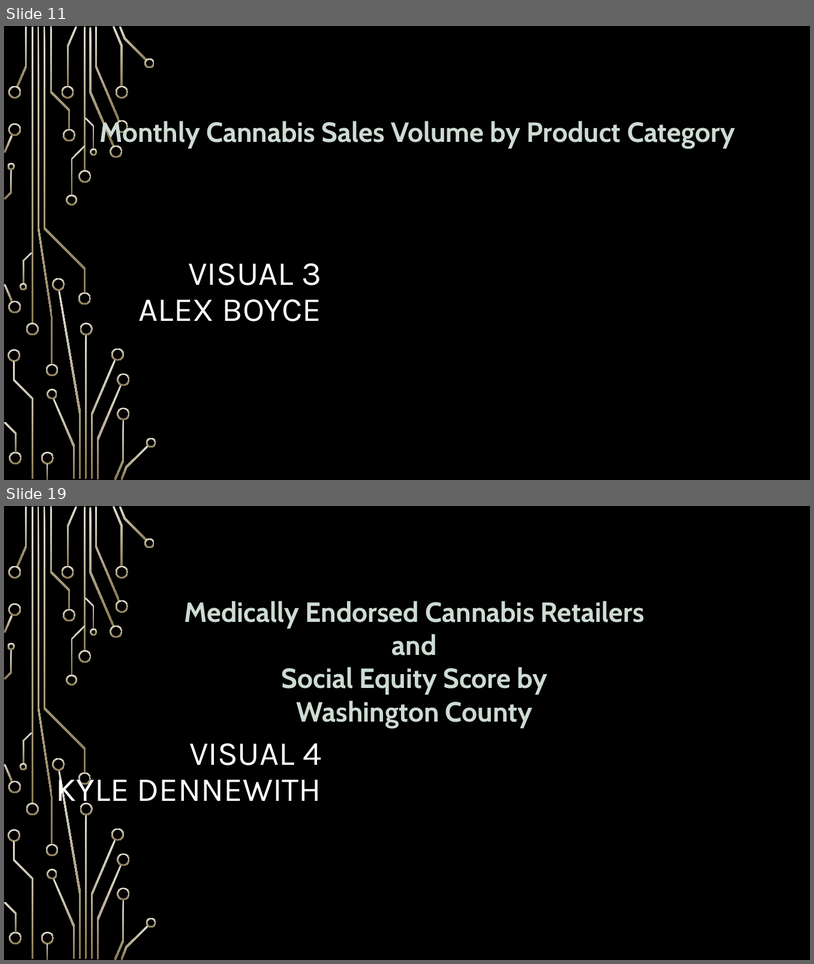
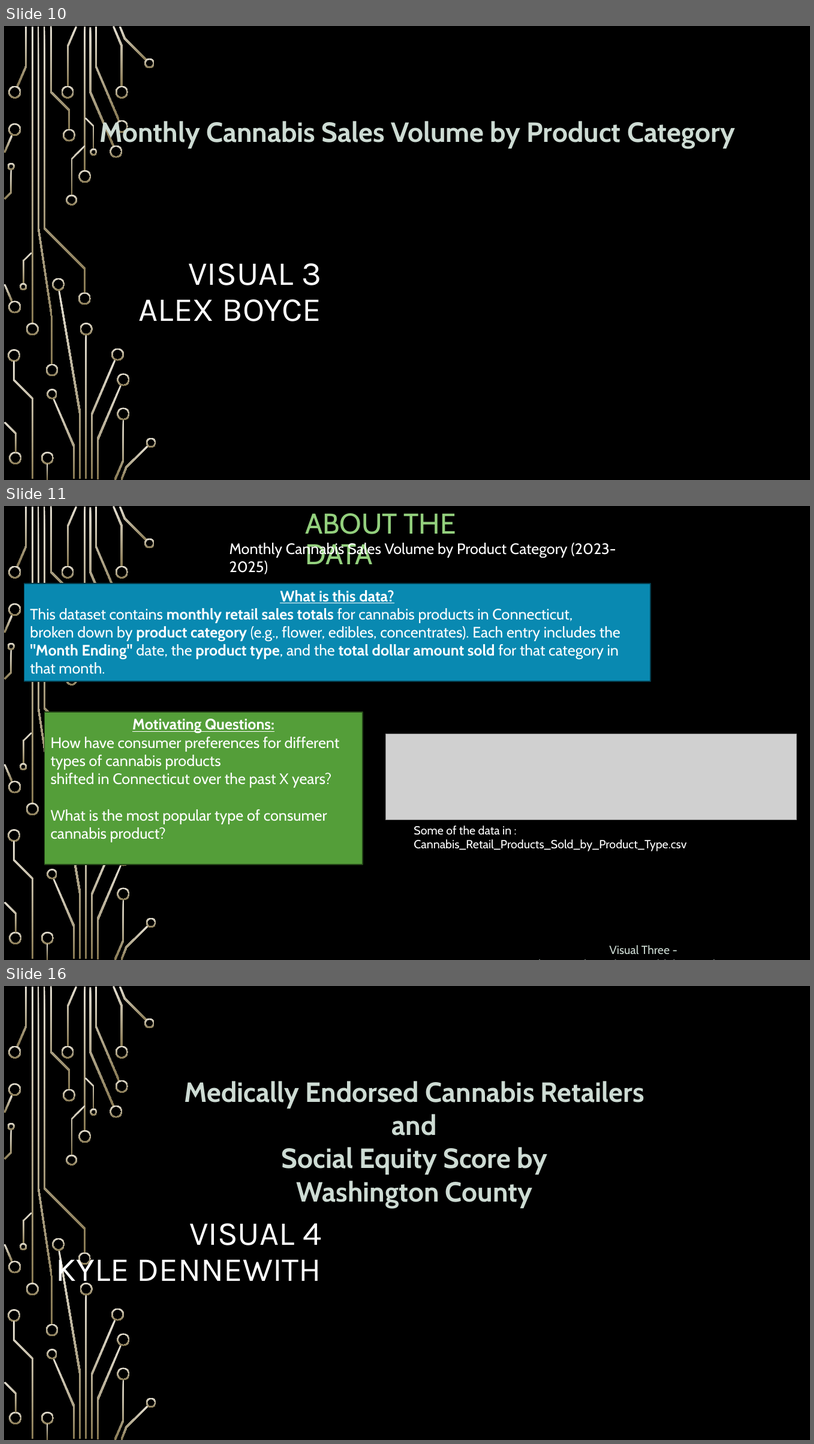
Before and after one commit to nood-leog/CS445-Group, a slide deck: Final Presentation Slides.pptx. Shown one above the other, each under a label of ours: slides 11 and 19 before the commit, slides 10, 11 and 16 after it; the slides between them are not shown. The pictures are 814x964 and 814x1444 pixels, drawn with LibreOffice and Linux fonts; fonts in the diff are those of the drawing; grey boxes stand for pictures; background and template pictures are left out. Boxes give left, top, right and bottom in pixels: in the first picture for what was removed or moved away, otherwise in the second. Text is boxed around its words. In the diff, an @@ line names an element or a change of style, - is before the commit and + after.

```diff
--- a/Final Presentation Slides.pptx
+++ b/Final Presentation Slides.pptx
@@ slide 11 added at [4,506,810,960], background picture (left out); not listed: 43 template elements that a slide beside it also shows @@
@@ title added at [305,513,456,564], 34 pt, text #93D07D @@
+ABOUT THE DATA
@@ text added at [230,543,616,574], 18 pt, text #FFFFFF @@
+Monthly Cannabis Sales Volume by Product Category (2023-2025)
@@ rectangle added at [24,583,651,681], fill #0989B1, outline #043C4E 1.25 pt, 18 pt, text #FFFFFF @@
+What is this data?
+This dataset contains monthly retail sales totals for cannabis products in Connecticut,
+broken down by product category (e.g., flower, edibles, concentrates). Each entry includes the
+"Month Ending" date, the product type, and the total dollar amount sold for that category in that month.
@@ rectangle added at [45,712,363,864], fill #549E39, outline #254519 1.25 pt, 18 pt, text #FFFFFF @@
+Motivating Questions:
+How have consumer preferences for different types of cannabis products
+shifted in Connecticut over the past X years?
+What is the most popular type of consumer cannabis product?
@@ picture added at [386,734,797,820] @@
@@ text added at [414,825,512,835], 14 pt, text #FFFFFF @@
+Some of the data in : Cannabis_Retail_Products_Sold_by_Product_Type.csv
@@ text added at [414,839,687,851], 14 pt, text #CDDBD3 @@
+Visual Three - Cannabis_Retail_Products_Sold_by_Product_Type.csv
@@ what was slide 11 is now slide 10 @@
@@ what was slide 19 is now slide 16 @@
```
Also in this commit, not shown: 6 slides changed, 3 other slides added, 7 slides removed, 3 other files.
